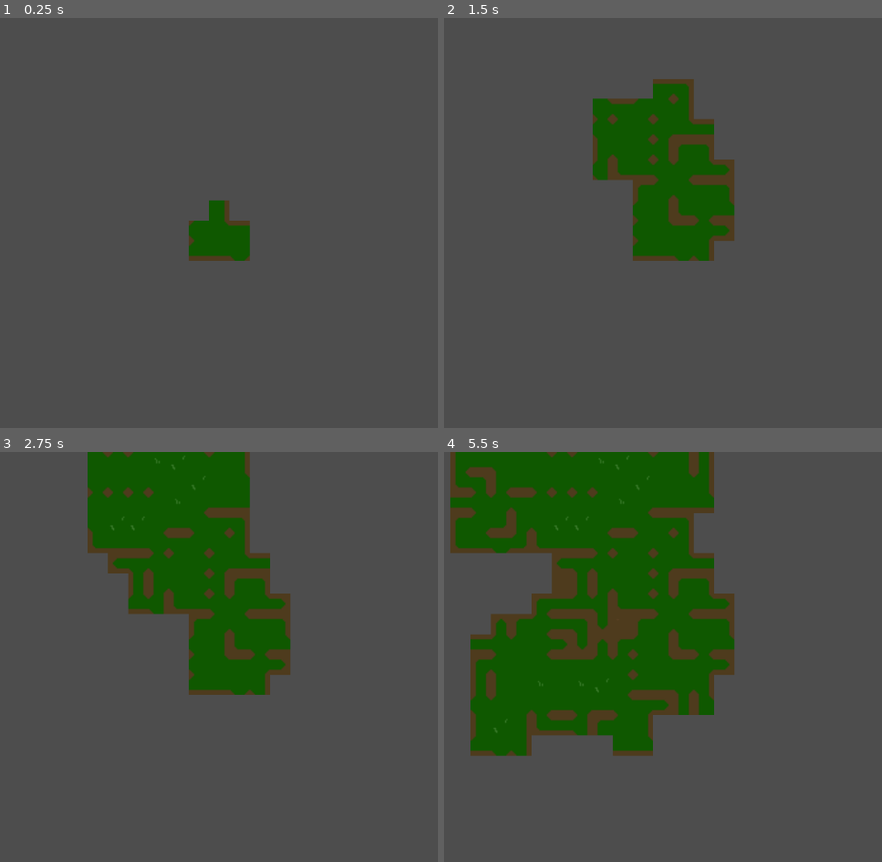
Above: before the commit, frames 1-4 (two rows, left to right).
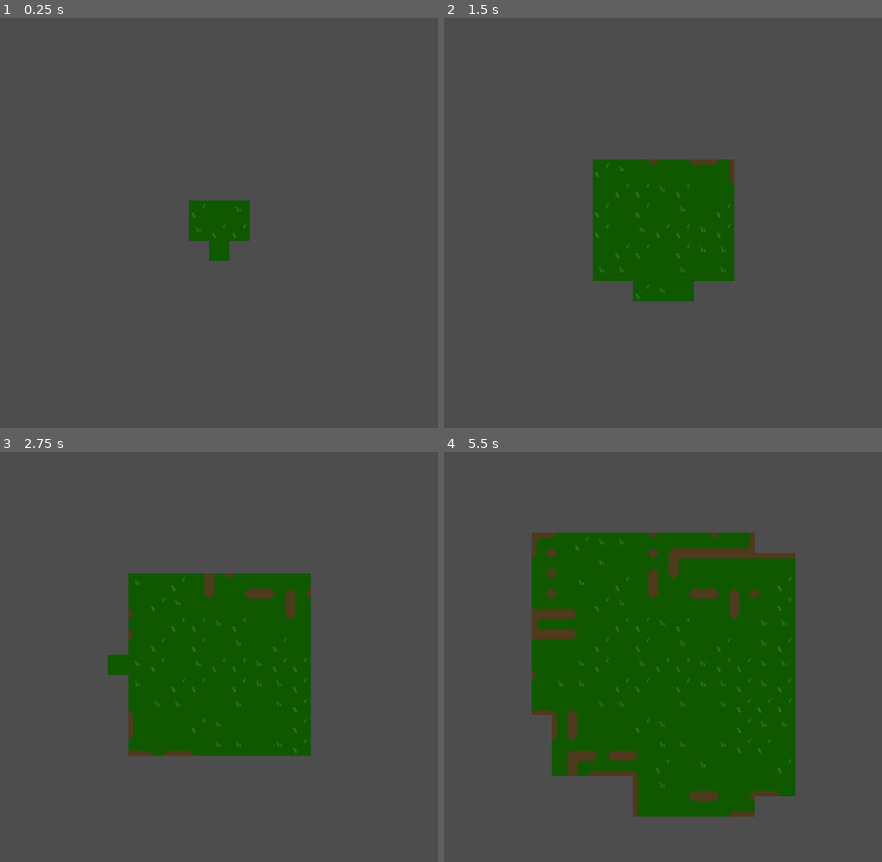
Above: after the commit, the same moments.

Repository: 100-percent-brendan/godot-stm-wfc-solver
Game: Godot game, scene res://test/test.tscn
Same seed, same stepped clock (60 frames per second), same inputs: the game is played once before the commit and once after it.
Inputs:
- Up to frame 1 (0.25 s): no input
- Up to frame 2 (1.5 s): no input
- Up to frame 3 (2.75 s): no input
- Up to frame 4 (5.5 s): no input

The runs differ from the first frame. In frame 1, 1.1% of the frame differs, in the area x 43-58%, y 44-60%; in frame 2, 10%; in frame 3, 24%; in frame 4, 41%, in the area x 1-81%, y 0-90%.

Commit message:
Added mechanism to make edges less common.

Diff:
--- a/core/tile_wfc_solver.gd
+++ b/core/tile_wfc_solver.gd
@@ -35,6 +35,18 @@
 	RIGHT_TO_LEFT, ## A right-to-left tile comparison.
 	BOTTOM_TO_TOP ## A bottom-to-top tile comparison.
 }
+
+## All valid tile set cell neighbors neighbors.
+const valid_tile_set_cell_neighbors : Array[TileSet.CellNeighbor] = [
+	TileSet.CELL_NEIGHBOR_BOTTOM_LEFT_CORNER,
+	TileSet.CELL_NEIGHBOR_LEFT_SIDE,
+	TileSet.CELL_NEIGHBOR_TOP_LEFT_CORNER,
+	TileSet.CELL_NEIGHBOR_TOP_SIDE,
+	TileSet.CELL_NEIGHBOR_TOP_RIGHT_CORNER,
+	TileSet.CELL_NEIGHBOR_RIGHT_SIDE,
+	TileSet.CELL_NEIGHBOR_BOTTOM_RIGHT_CORNER,
+	TileSet.CELL_NEIGHBOR_BOTTOM_SIDE
+]
 
 const MIN_SIZE : int = 6 ## The minimum size of the scene grid in each dimension.
 
@@ -130,6 +142,33 @@
 			TileSet.CELL_NEIGHBOR_TOP_RIGHT_CORNER
 		]
 
+## Whether this tile has contiguous terrain on all edges.
+##
+## If the same terrain is on all edges it returns true, otherwise it returns false.
+func _has_uniform_tile_edge(tile : Vector2i) -> bool:
+	if !_terrain_tile_set:
+		return false
+
+	var tile_data : TileData = _get_tile_data(tile)
+	if !tile_data:
+		return false
+
+	var is_first : bool = true
+	var target_bit : TileSet.CellNeighbor
+	for bit in valid_tile_set_cell_neighbors:
+		if !tile_data.is_valid_terrain_peering_bit(bit):
+			return false
+
+		if is_first:
+			is_first = false
+			target_bit = tile_data.get_terrain_peering_bit(bit)
+		elif tile_data.get_terrain_peering_bit(bit) == target_bit:
+			continue
+		else:
+			return false
+
+	return true
+
 ## Helper for getting the insection of two Vector2i arrays.
 ##
 ## Order is not guarenteed.
@@ -314,12 +353,41 @@
 	if possibilities.size() < 1:
 		return false
 
-	var probabilities : Array = []
+	var probabilities : Array[Array] = [] ## Each probability prospect has a weight, a tile, and a marker as to if the edge is uniform.
+	var solid_edge_weight : float = 0.0 ## Weight of tiles with solid terrain edges.
+	var varied_edge_weight : float = 0.0 ## Weight of tiles with varied terrain edges.
+	var solid_edge_count : int = 0 ## The number of tiles with solid terrain edges.
+	var varied_edge_count : int = 0 ## The number of tiles with varied terrain edges.
 	var total_weight : float = 0.0
 	for tile in possibilities:
-		var weight = 1.0 # TODO: Replace me
-		total_weight += weight
-		probabilities.push_back([weight, tile])
+		var weight := 1.0 # TODO: Replace me
+		var has_uniform_edge := _has_uniform_tile_edge(tile)
+		if has_uniform_edge:
+			solid_edge_count += 1
+			solid_edge_weight += weight
+		else:
+			varied_edge_count += 1
+			varied_edge_weight += weight
+
+		probabilities.push_back([weight, tile, has_uniform_edge])
+
+	## Re-weight probabilities so that edge pieces have a weight total of 0.05
+	## and non-edge tiles have a total of 0.95, but respect their original weight
+	## within a category.
+	var adjusted_probabilities : Array[Array] = []
+	for prospect in probabilities:
+		if prospect[2]:
+			if solid_edge_weight <= 0.0:
+				continue
+			var weight = (prospect[0] / solid_edge_count / solid_edge_count) * 0.95
+			prospect[0] = weight
+			total_weight += weight
+		else:
+			if varied_edge_weight <= 0.0:
+				continue
+			var weight = (prospect[0] / varied_edge_weight / varied_edge_count) * 0.05
+			prospect[0] = weight
+			total_weight += weight
 
 	if total_weight <= 0.0:
 		return false
@@ -492,6 +560,8 @@
 				break
 
 		if has_no_solution && retry < _max_retries:
+			if _debug_mode && _debug_delay > 0.0:
+				await Engine.get_main_loop().create_timer(_debug_delay).timeout
 			retry += 1
 			_print_debug_message(
 				"No solution found. Restarting on retry " + str(retry) + ".",
